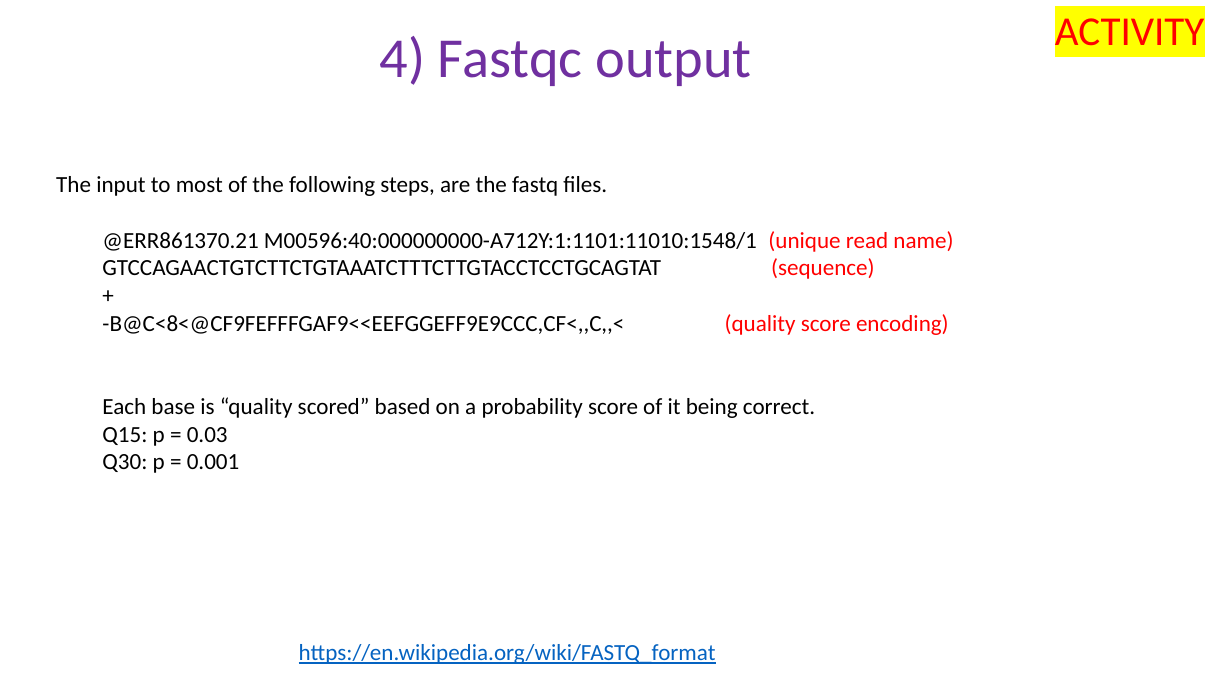
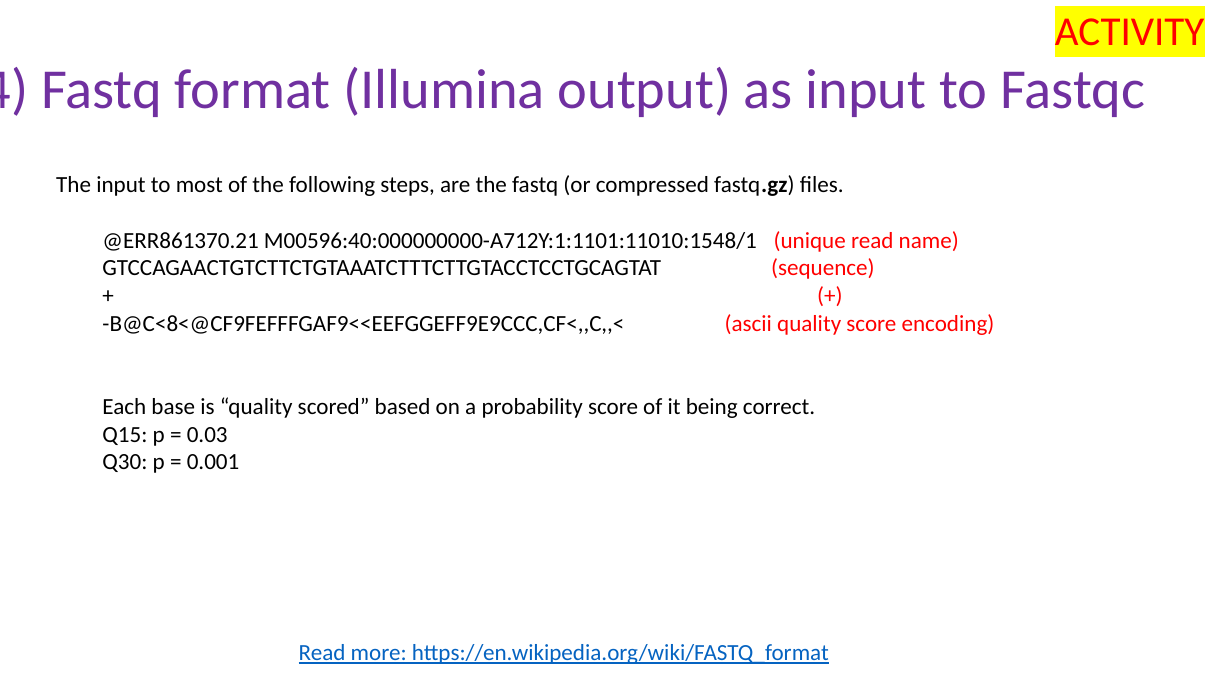
Before and after one commit to peterthorpe5/genome_assembly_workshop, a slide deck: slide 7 of powerpoint/6_assembly.pptx (slide 6 before the commit). Drawn at 1232x693 pixels with LibreOffice and Linux fonts; fonts in the diff are those of the drawing. Boxes give left, top, right and bottom in pixels: in the first picture for what was removed or moved away, otherwise in the second. Text is boxed around its words. In the diff, an @@ line names an element or a change of style, - is before the commit and + after.

```diff
--- a/powerpoint/6_assembly.pptx
+++ b/powerpoint/6_assembly.pptx
@@ title at (x1=0, y1=67, x2=1145, y2=117): text changed @@
-4) Fastqc output
+4) Fastq format (Illumina output) as input to Fastqc
@@ text at (x1=56, y1=175, x2=844, y2=196): text changed @@
-The input to most of the following steps, are the fastq files.
+The input to most of the following steps, are the fastq (or compressed fastq.gz) files.
@@ text at (x1=102, y1=314, x2=995, y2=335): text changed @@
-  +
-  -B@C<8<@CF9FEFFFGAF9<<EEFGGEFF9E9CCC,CF<,,C,,< (quality score encoding)
+  + (+)
+  -B@C<8<@CF9FEFFFGAF9<<EEFGGEFF9E9CCC,CF<,,C,,< (ascii quality score encoding)
@@ text at (x1=299, y1=644, x2=829, y2=664): text changed @@
-https://en.wikipedia.org/wiki/FASTQ_format
+Read more: https://en.wikipedia.org/wiki/FASTQ_format
```
Also in this commit, not shown: 12 other slides changed, 8 slides added.
